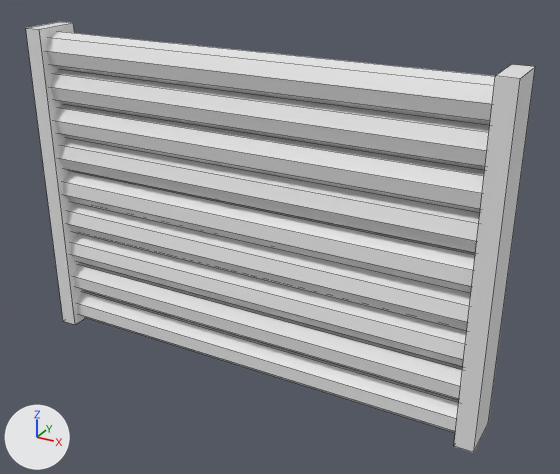
Before and after pictures for a commit that changed the FBX model Defenders/Assets/Player/Building/Wall/WallModel.fbx.
One viewpoint serves both versions: a camera (50 mm lens) standing at (5.93, -9.82, 6.47) and looking at (0.46, 0.13, 1.5). The lights are fixed; the arrows at lower left show +X, +Y and +Z. Mesh edges are drawn as thin lines. Where no turn or scale is listed for an object, it has been applied to the vertices.

Before the edit, the objects in view are built like this:
```python
ob_cube_001 = bpy.data.objects.new('Cube.001', me_cube_002)
ob_cube_001.location = (0.0, 0.0, -0.7)
ob_cylinder = bpy.data.objects.new('Cylinder', me_cylinder)
ob_cylinder.location = (0.0, 0.0, -0.7)
ob_cylinder_001 = bpy.data.objects.new('Cylinder.001', me_cylinder_001)
ob_cylinder_001.location = (0.0, 0.0, -0.1)
ob_cylinder_002 = bpy.data.objects.new('Cylinder.002', me_cylinder_002)
ob_cylinder_002.location = (0.0, 0.0, 0.5)
ob_cylinder_003 = bpy.data.objects.new('Cylinder.003', me_cylinder_003)
ob_cylinder_003.location = (0.0, 0.0, 1.1)
ob_cylinder_005 = bpy.data.objects.new('Cylinder.005', me_cylinder_005)
ob_cylinder_005.location = (0.0, 0.0, 2.3)
ob_cylinder_006 = bpy.data.objects.new('Cylinder.006', me_cylinder_006)
ob_cylinder_006.location = (0.0, 0.0, 2.9)
ob_cylinder_007 = bpy.data.objects.new('Cylinder.007', me_cylinder_007)
ob_cylinder_007.location = (0.0, 0.0, 3.5)
ob_cylinder_008 = bpy.data.objects.new('Cylinder.008', me_cylinder_008)
ob_cylinder_008.location = (0.0, 0.0, 4.1)
# also in view: 'Cylinder.004' at (0.0, 0.0, 1.7)
```
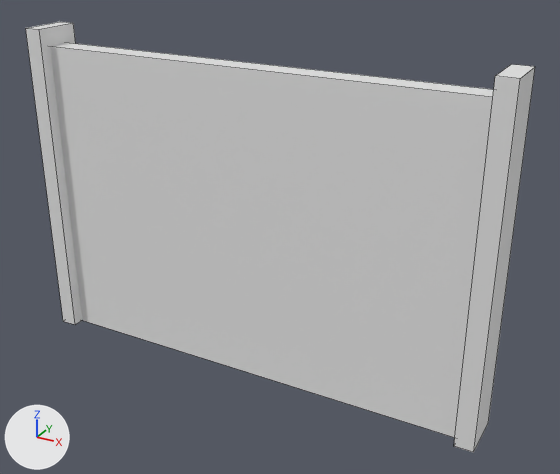
Where the change shows, as pixel boxes [x1, y1, x2, y2] in the pictures (560 x 474 px):
'Cube', added
    after: [50, 43, 494, 438]
'Cylinder.008', deleted
    before: [46, 32, 495, 125]
'Cylinder.007', deleted
    before: [50, 69, 490, 170]
'Cylinder.006', deleted
    before: [54, 104, 485, 213]
'Cylinder.005', deleted
    before: [59, 138, 480, 253]
'Cylinder.004', deleted
    before: [63, 170, 475, 293]
'Cylinder.003', deleted
    before: [67, 202, 471, 330]
'Cylinder.002', deleted
    before: [70, 233, 467, 366]
'Cylinder.001', deleted
    before: [73, 262, 463, 400]
'Cylinder', deleted
    before: [77, 290, 459, 433]

What changed in the scene script:
```text
Add me_cube:
    me_cube.from_pydata(...)  # a box spanning x -3.8..3.8, y -0.2..0.2, z -1.0..4.2
Remove ob_cylinder:
    ob_cylinder = bpy.data.objects.new('Cylinder', me_cylinder)
    ob_cylinder.location = (0.0, 0.0, -0.7)
Remove ob_cylinder_007:
    ob_cylinder_007 = bpy.data.objects.new('Cylinder.007', me_cylinder_007)
    ob_cylinder_007.location = (0.0, 0.0, 3.5)
Remove ob_cylinder_008:
    ob_cylinder_008 = bpy.data.objects.new('Cylinder.008', me_cylinder_008)
    ob_cylinder_008.location = (0.0, 0.0, 4.1)
Remove ob_cylinder_002:
    ob_cylinder_002 = bpy.data.objects.new('Cylinder.002', me_cylinder_002)
    ob_cylinder_002.location = (0.0, 0.0, 0.5)
Remove ob_cylinder_003:
    ob_cylinder_003 = bpy.data.objects.new('Cylinder.003', me_cylinder_003)
    ob_cylinder_003.location = (0.0, 0.0, 1.1)
Remove ob_cylinder_001:
    ob_cylinder_001 = bpy.data.objects.new('Cylinder.001', me_cylinder_001)
    ob_cylinder_001.location = (0.0, 0.0, -0.1)
Remove ob_cylinder_006:
    ob_cylinder_006 = bpy.data.objects.new('Cylinder.006', me_cylinder_006)
    ob_cylinder_006.location = (0.0, 0.0, 2.9)
Remove ob_cylinder_005:
    ob_cylinder_005 = bpy.data.objects.new('Cylinder.005', me_cylinder_005)
    ob_cylinder_005.location = (0.0, 0.0, 2.3)
Remove ob_cylinder_004:
    ob_cylinder_004 = bpy.data.objects.new('Cylinder.004', me_cylinder_004)
    ob_cylinder_004.location = (0.0, 0.0, 1.7)
Add ob_cube:
    ob_cube = bpy.data.objects.new('Cube', me_cube)
    ob_cube.location = (0.0, 0.0, 0.0)
```
